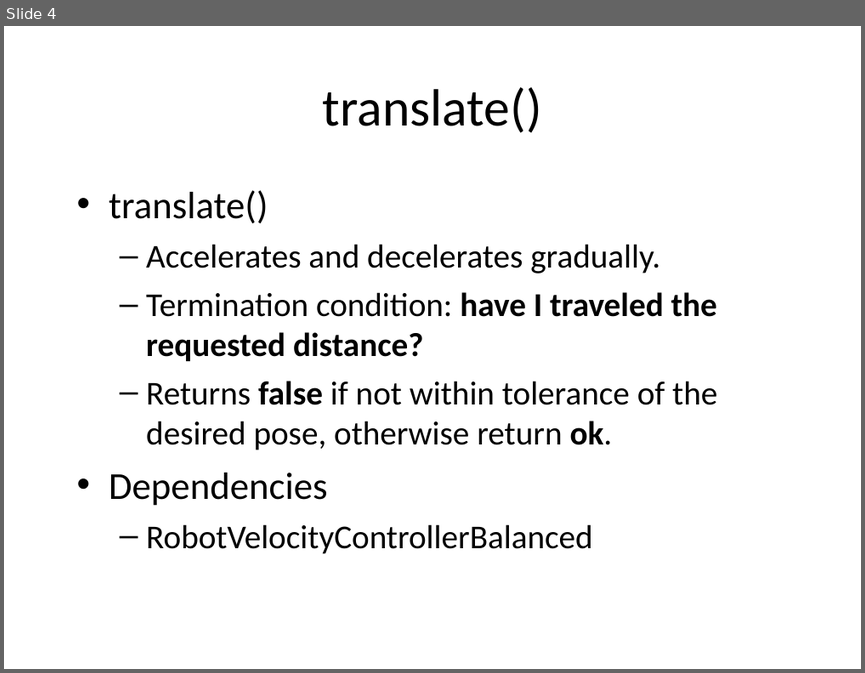
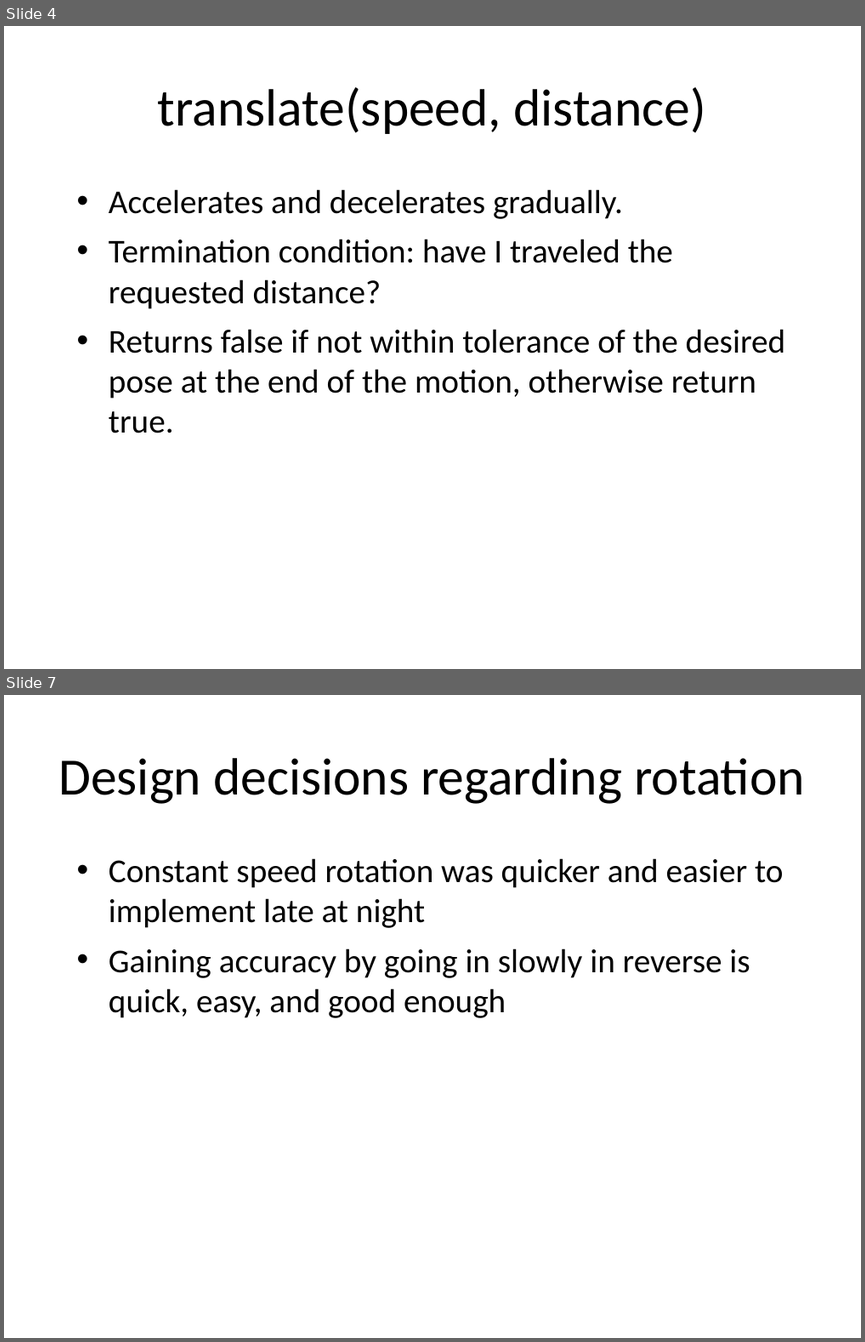
Before and after one commit to nforrester/6.141_labs, a slide deck: Other/RSS Lab 2 Presentation.ppt. Shown one above the other, each under a label of ours: slide 4 before the commit, slides 4 and 7 after it; the slides between them are not shown. The pictures are 865x673 and 865x1342 pixels, drawn with LibreOffice and Linux fonts; fonts in the diff are those of the drawing. Boxes give left, top, right and bottom in pixels: in the first picture for what was removed or moved away, otherwise in the second. Text is boxed around its words. In the diff, an @@ line names an element or a change of style, - is before the commit and + after.

```diff
--- a/Other/RSS Lab 2 Presentation.ppt
+++ b/Other/RSS Lab 2 Presentation.ppt
@@ slide 7 added at (4, 695, 861, 1338), background #FFFFFF @@
@@ text added at (58, 758, 805, 804), 44 pt, text #000000 @@
+Design decisions regarding rotation
@@ text added at (109, 858, 783, 1018), 28 pt, text #000000 @@
+• Constant speed rotation was quicker and easier to implement late at night
+• Gaining accuracy by going in slowly in reverse is quick, easy, and good enough
@@ slide 4 changed as well @@
@@ text at (158, 87, 706, 134): text changed @@
-translate()
+translate(speed, distance)
@@ text at (109, 190, 268, 223): paragraph removed @@
-• translate()
@@ text at (109, 189, 673, 309): bold off in "have I traveled the requested distance?"; bullet – to •; list level 2 to 1 in "Accelerates and decelerates gradually."; list level 2 to 1 in "Termination condition: have I traveled ..." @@
@@ text at (109, 329, 786, 433): text changed @@
-  – Returns false if not within tolerance of the desired pose, otherwise return ok.
-• Dependencies
-  – RobotVelocityControllerBalanced
+• Returns false if not within tolerance of the desired pose at the end of the motion, otherwise return true.
```
Also in this commit, not shown: 2 other slides changed, 5 other slides added, 3 slides removed.
